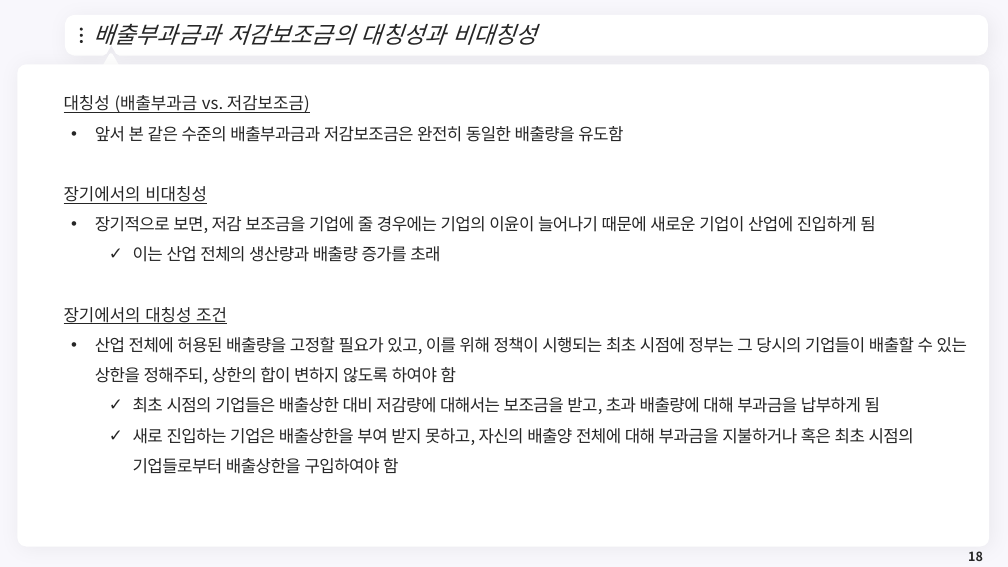
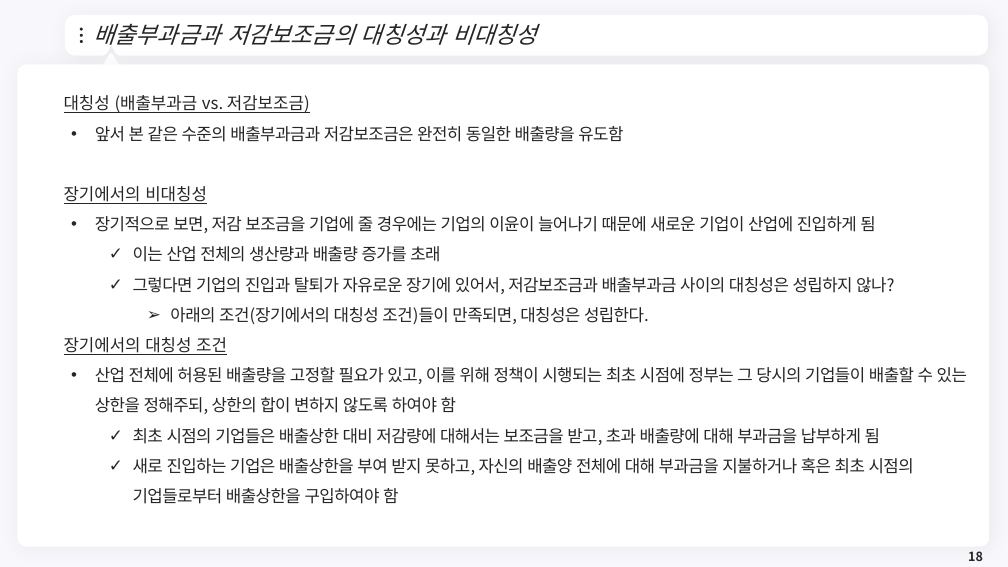
Before and after one commit to meandthey/Teaching, a slide deck: slide 18 of 환경경제학/2026-1/환경경제학_Chapter_07 (Section2부터).pptx. Drawn at 1008x567 pixels with LibreOffice and Linux fonts; fonts in the diff are those of the drawing; background and template pictures are left out. Boxes give left, top, right and bottom in pixels: in the first picture for what was removed or moved away, otherwise in the second. Text is boxed around its words. In the diff, an @@ line names an element or a change of style, - is before the commit and + after.

```diff
--- a/환경경제학/2026-1/환경경제학_Chapter_07 (Section2부터).pptx
+++ b/환경경제학/2026-1/환경경제학_Chapter_07 (Section2부터).pptx
@@ text at box(133, 277, 894, 324): paragraphs added @@
+  ✓ 그렇다면 기업의 진입과 탈퇴가 자유로운 장기에 있어서, 저감보조금과 배출부과금 사이의 대칭성은 성립하지 않나?
+    ➢ 아래의 조건(장기에서의 대칭성 조건)들이 만족되면, 대칭성은 성립한다.
```
Also in this commit, not shown: 3 other slides changed.
